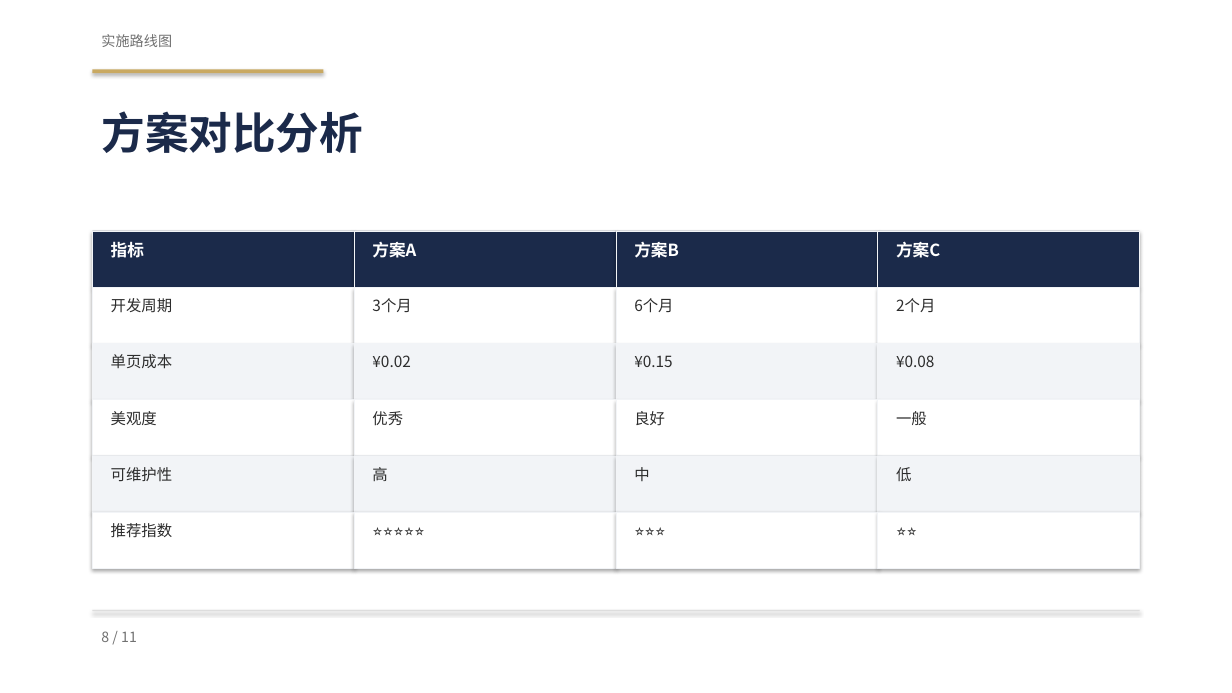
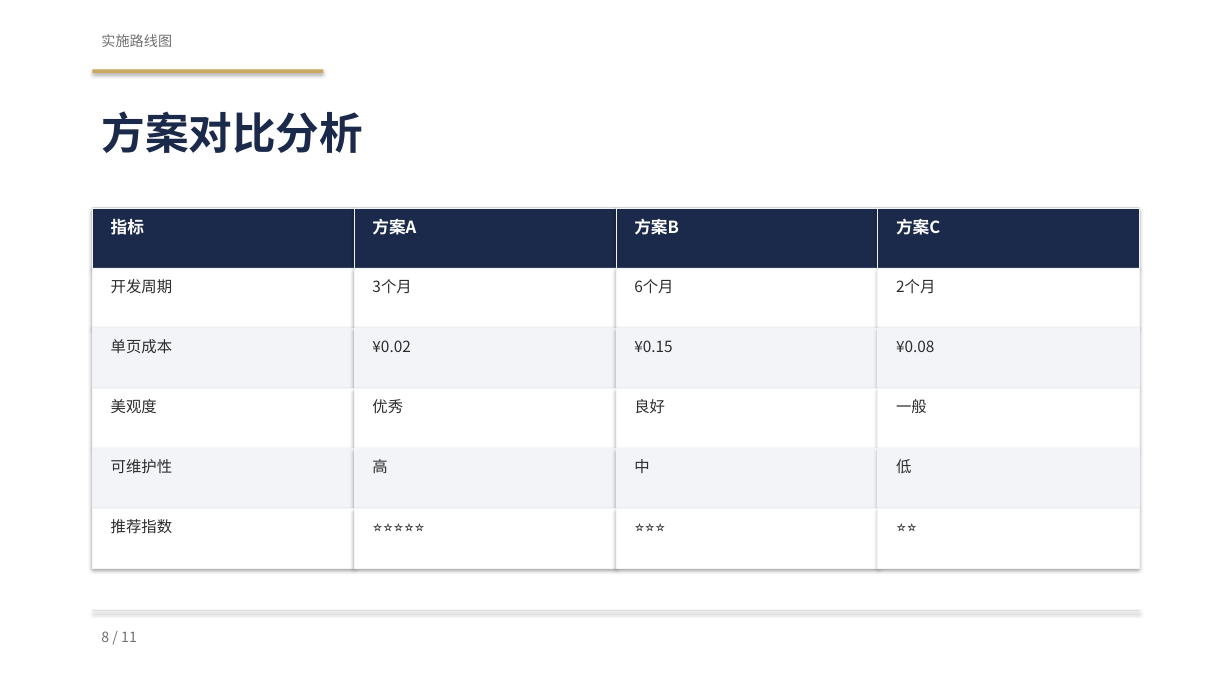
Before and after one commit to SunJenry/PPT_Generator, a slide deck: slide 8 of assets/template.pptx. Drawn at 1232x693 pixels with LibreOffice and Linux fonts; fonts in the diff are those of the drawing. Boxes give left, top, right and bottom in pixels: in the first picture for what was removed or moved away, otherwise in the second. Text is boxed around its words. In the diff, an @@ line names an element or a change of style, - is before the commit and + after.

```diff
--- a/assets/template.pptx
+++ b/assets/template.pptx
@@ rectangle: place and size @@
-rectangle at (92, 231, 354, 287)
+rectangle at (92, 208, 354, 268)
@@ rectangle: place and size @@
-rectangle at (354, 231, 616, 287)
+rectangle at (354, 208, 616, 268)
@@ rectangle: place and size @@
-rectangle at (616, 231, 878, 287)
+rectangle at (616, 208, 878, 268)
@@ rectangle: place and size @@
-rectangle at (878, 231, 1140, 287)
+rectangle at (878, 208, 1140, 268)
@@ 4 texts: place and size @@
-4 texts at (111, 241, 940, 258)
+4 texts at (111, 218, 940, 235)
@@ 4 texts, 4 rectangles: place and size @@
-4 texts, 4 rectangles at (92, 287, 1140, 344)
+4 texts, 4 rectangles at (92, 268, 1140, 328)
@@ rectangle: place and size @@
-rectangle at (92, 344, 354, 400)
+rectangle at (92, 328, 354, 388)
@@ rectangle: place and size @@
-rectangle at (354, 344, 616, 400)
+rectangle at (354, 328, 616, 388)
@@ rectangle: place and size @@
-rectangle at (616, 344, 878, 400)
+rectangle at (616, 328, 878, 388)
@@ rectangle: place and size @@
-rectangle at (878, 344, 1140, 400)
+rectangle at (878, 328, 1140, 388)
@@ 4 texts: place and size @@
-4 texts at (111, 354, 934, 369)
+4 texts at (111, 339, 934, 354)
@@ 4 rectangles: place and size @@
-4 rectangles at (92, 400, 1140, 457)
+4 rectangles at (92, 388, 1140, 448)
@@ text "美观度": place and size @@
-text "美观度" at (111, 411, 157, 425)
+text "美观度" at (111, 399, 157, 413)
@@ text "优秀": place and size @@
-text "优秀" at (372, 411, 403, 426)
+text "优秀" at (372, 399, 403, 414)
@@ text "良好": place and size @@
-text "良好" at (634, 411, 665, 426)
+text "良好" at (634, 399, 665, 414)
@@ text "一般": place and size @@
-text "一般" at (896, 411, 927, 425)
+text "一般" at (896, 399, 927, 413)
@@ rectangle: place and size @@
-rectangle at (92, 456, 354, 512)
+rectangle at (92, 448, 354, 508)
@@ rectangle: place and size @@
-rectangle at (354, 456, 616, 512)
+rectangle at (354, 448, 616, 508)
@@ rectangle: place and size @@
-rectangle at (616, 456, 878, 512)
+rectangle at (616, 448, 878, 508)
@@ rectangle: place and size @@
-rectangle at (878, 456, 1140, 512)
+rectangle at (878, 448, 1140, 508)
@@ text "可维护性": place and size @@
-text "可维护性" at (111, 467, 173, 482)
+text "可维护性" at (111, 459, 173, 474)
@@ text "高": place and size @@
-text "高" at (372, 467, 387, 481)
+text "高" at (372, 459, 387, 473)
@@ text "中": place and size @@
-text "中" at (634, 467, 649, 481)
+text "中" at (634, 459, 649, 473)
@@ text "低": place and size @@
-text "低" at (896, 467, 911, 481)
+text "低" at (896, 459, 911, 473)
@@ rectangle: place and size @@
-rectangle at (92, 512, 354, 568)
+rectangle at (92, 508, 354, 568)
@@ rectangle: place and size @@
-rectangle at (354, 512, 616, 568)
+rectangle at (354, 508, 616, 568)
@@ rectangle: place and size @@
-rectangle at (616, 512, 878, 568)
+rectangle at (616, 508, 878, 568)
@@ rectangle: place and size @@
-rectangle at (878, 512, 1140, 568)
+rectangle at (878, 508, 1140, 568)
@@ text "推荐指数": place and size @@
-text "推荐指数" at (111, 523, 173, 538)
+text "推荐指数" at (111, 519, 173, 534)
@@ text "⭐⭐⭐⭐⭐" rewrapped from (363, 517, 606, 564) to (363, 513, 606, 564) @@
@@ text "⭐⭐⭐" rewrapped from (626, 517, 869, 564) to (626, 513, 869, 564) @@
@@ text "⭐⭐" rewrapped from (887, 517, 1130, 564) to (887, 513, 1130, 564) @@
```
Also in this commit, not shown: 6 other slides changed, 11 other files.
